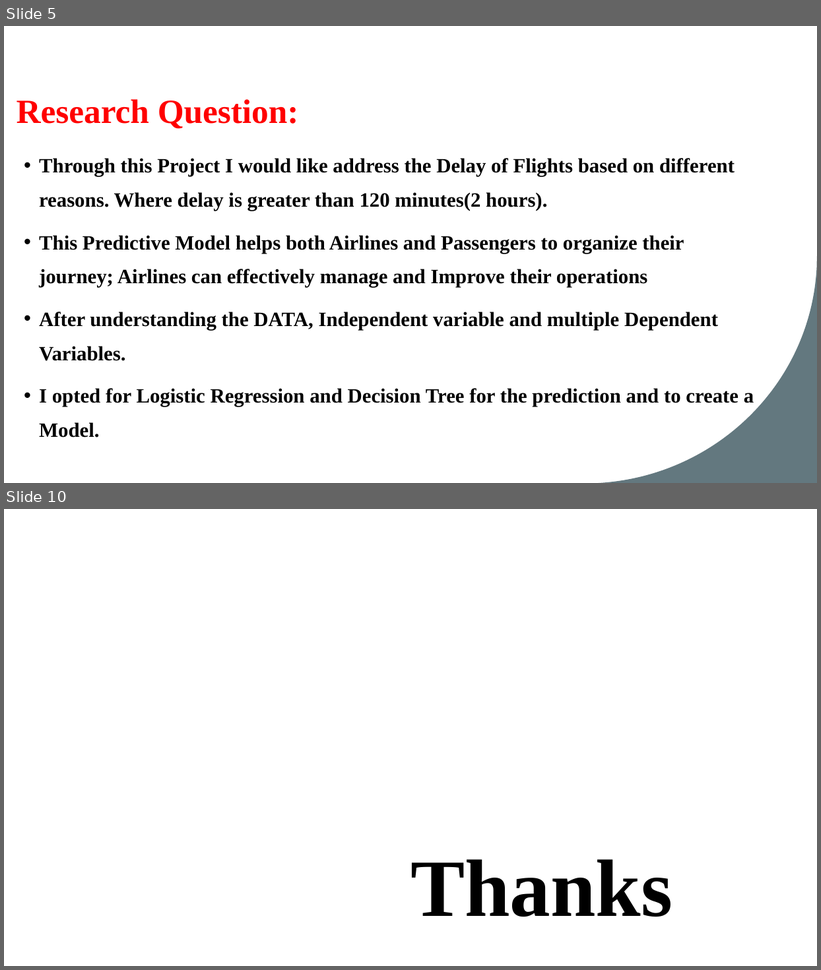
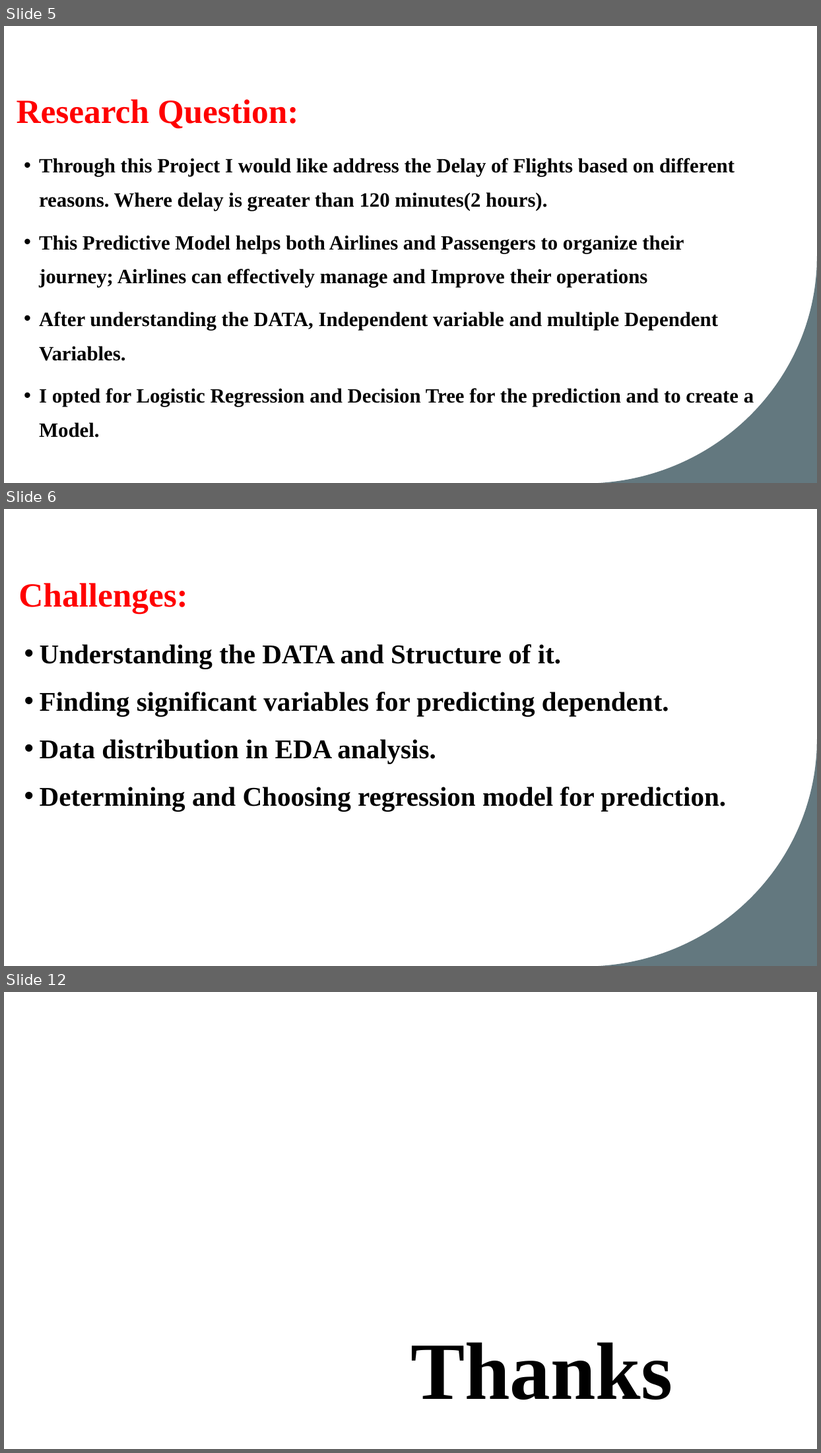
Before and after one commit to vinay-polanki/ATC_R_Project, a slide deck: Atc & Visualisation.pptx. Shown one above the other, each under a label of ours: slides 5 and 10 before the commit, slides 5, 6 and 12 after it; the slides between them are not shown. The pictures are 821x970 and 821x1453 pixels, drawn with LibreOffice and Linux fonts; fonts in the diff are those of the drawing; background and template pictures are left out. Boxes give left, top, right and bottom in pixels: in the first picture for what was removed or moved away, otherwise in the second. Text is boxed around its words. In the diff, an @@ line names an element or a change of style, - is before the commit and + after.

```diff
--- a/Atc & Visualisation.pptx
+++ b/Atc & Visualisation.pptx
@@ slide 6 added at (x1=4, y1=509, x2=817, y2=966), background #FFFFFF; not listed: 1 template element that a slide beside it also shows @@
@@ title added at (x1=19, y1=583, x2=187, y2=614), 40 pt, text #FF0000, bold @@
+Challenges:
@@ text added at (x1=40, y1=644, x2=726, y2=811), 32 pt, text #000000, bold @@
+• Understanding the DATA and Structure of it.
+• Finding significant variables for predicting dependent.
+• Data distribution in EDA analysis.
+• Determining and Choosing regression model for prediction.
@@ what was slide 10 is now slide 12 @@
```
Also in this commit, not shown: 4 slides changed, 2 other slides added, 1 slide removed, 1 other file.
